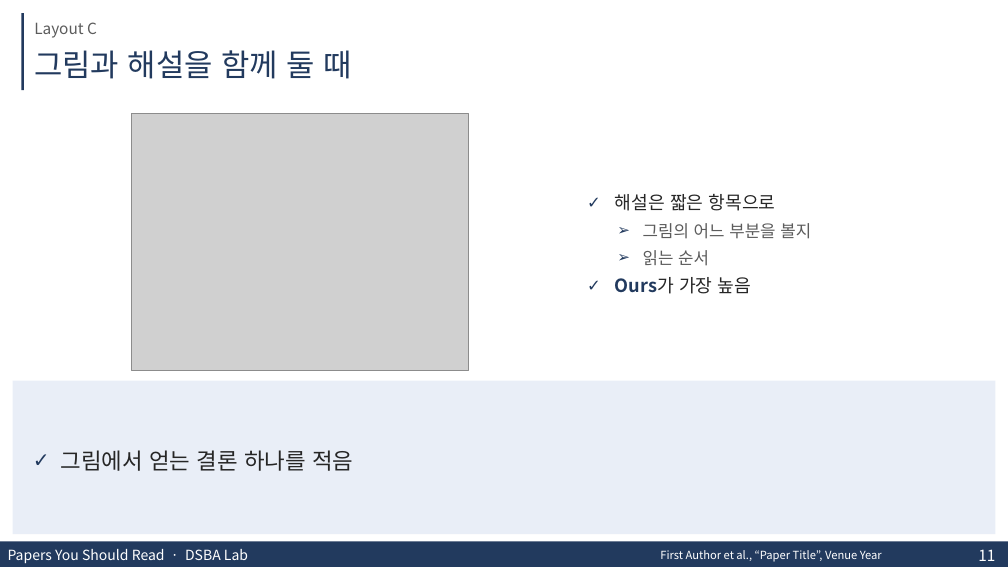
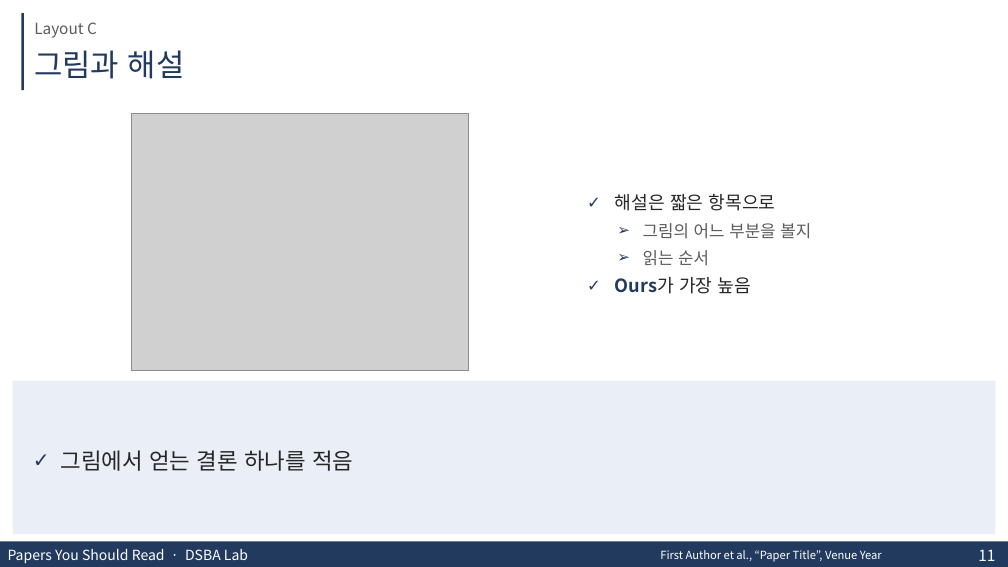
Before and after one commit to KimJaehee0725/research-slides, a slide deck: slide 11 of assets/research-slides-template.pptx. Drawn at 1008x567 pixels with LibreOffice and Linux fonts; fonts in the diff are those of the drawing; grey boxes stand for pictures; background and template pictures are left out. Boxes give left, top, right and bottom in pixels: in the first picture for what was removed or moved away, otherwise in the second. Text is boxed around its words. In the diff, an @@ line names an element or a change of style, - is before the commit and + after.

```diff
--- a/assets/research-slides-template.pptx
+++ b/assets/research-slides-template.pptx
@@ title at [34, 50, 185, 79]: text changed @@
-그림과 해설을 함께 둘 때
+그림과 해설
```
Also in this commit, not shown: 7 other slides changed, 12 other files.
